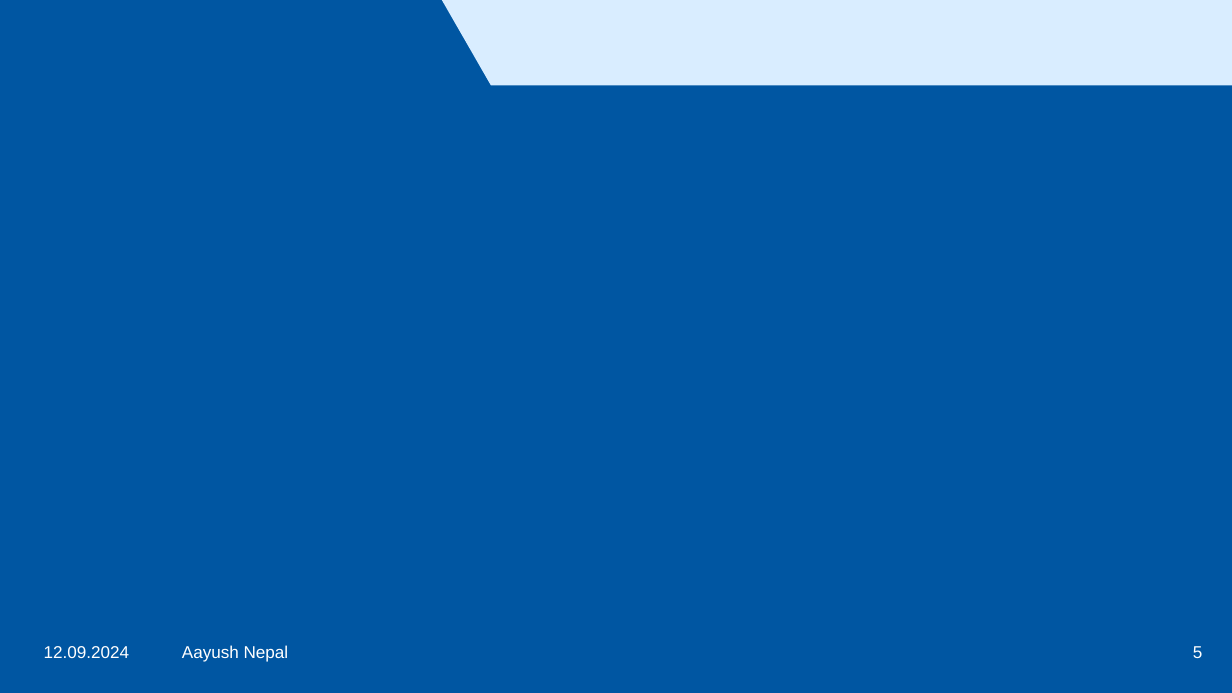
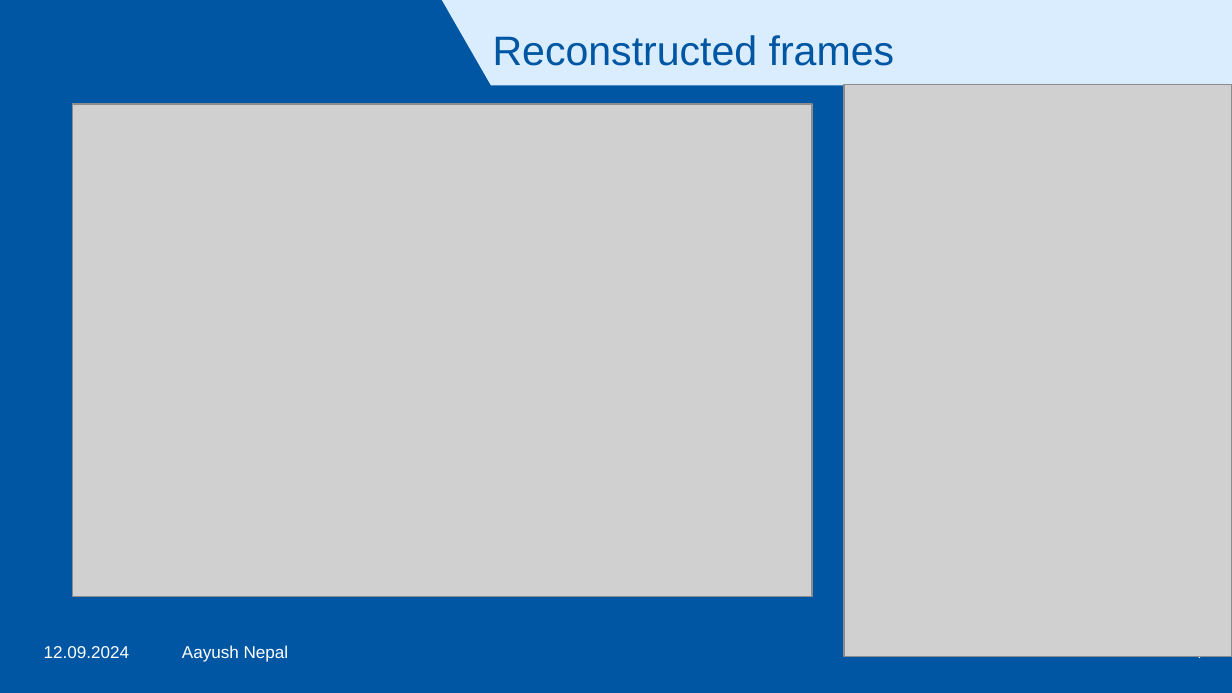
Before and after one commit to nepalaayush/thesis_new, a slide deck: slide 4 of symposium+defense/idir_symposium_nepal.pptx (slide 5 before the commit). Drawn at 1232x693 pixels with LibreOffice and Linux fonts; fonts in the diff are those of the drawing; grey boxes stand for pictures; background and template pictures are left out. Boxes give left, top, right and bottom in pixels: in the first picture for what was removed or moved away, otherwise in the second. Text is boxed around its words. In the diff, an @@ line names an element or a change of style, - is before the commit and + after.

```diff
--- a/symposium+defense/idir_symposium_nepal.pptx
+++ b/symposium+defense/idir_symposium_nepal.pptx
@@ title added at (493, 35, 895, 66), 24 pt, text #0056A2 @@
+Reconstructed frames
@@ picture added at (844, 85, 1232, 657) @@
@@ picture added at (73, 103, 812, 596) @@
@@ page number at (1193, 656, 1203, 662): text changed @@
-5
+4
```
Also in this commit, not shown: 1 other slide changed, 6 other files.
